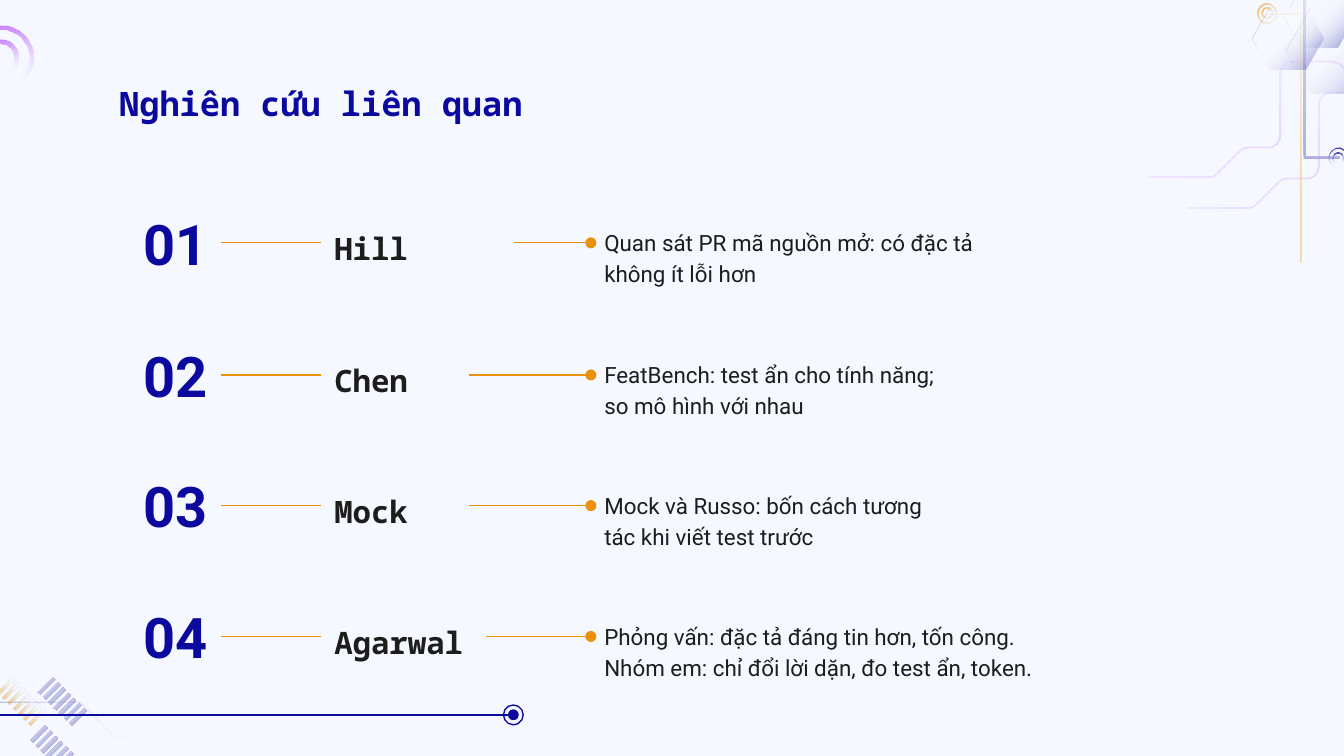
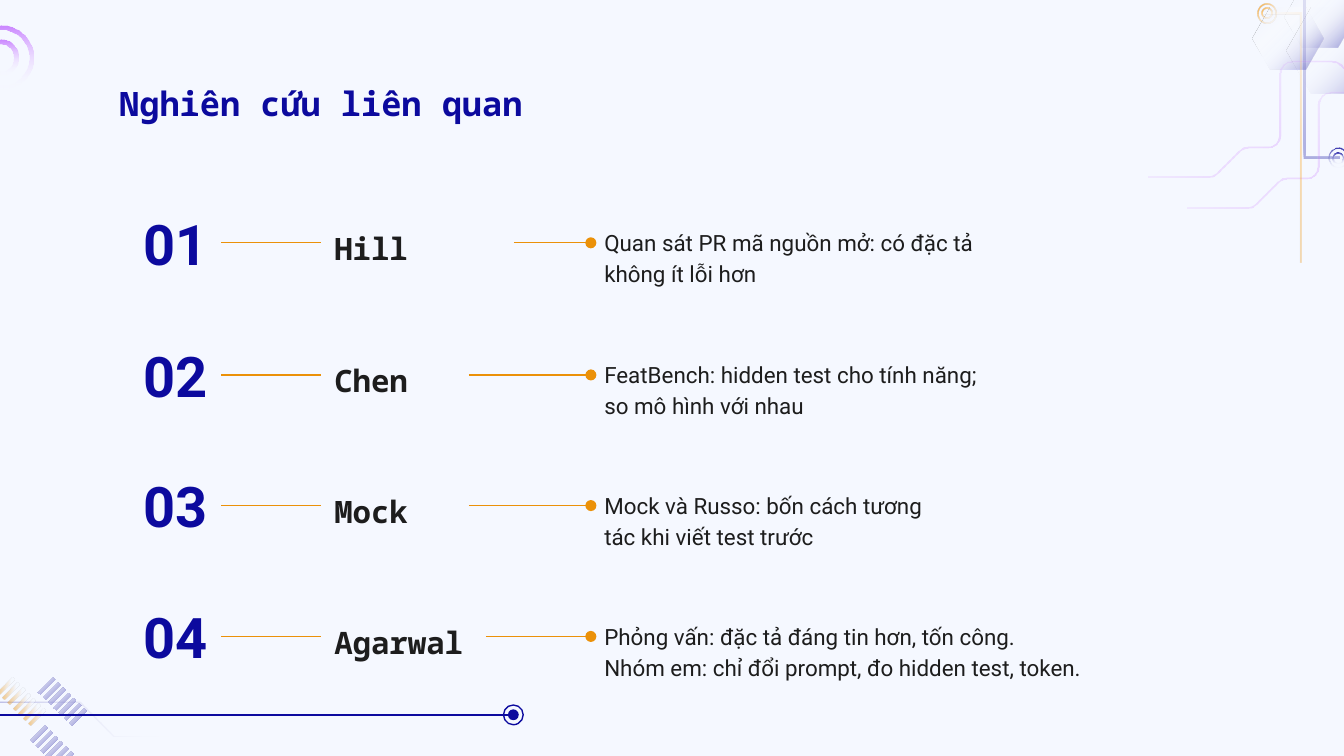
Before and after one commit to doanan293/vipharmind-ai-sdlc-study, a slide deck: slide 5 of docs/presentation/vipharmind-slides.pptx. Drawn at 1344x756 pixels with LibreOffice and Linux fonts; fonts in the diff are those of the drawing; background and template pictures are left out. Boxes give left, top, right and bottom in pixels: in the first picture for what was removed or moved away, otherwise in the second. Text is boxed around its words. In the diff, an @@ line names an element or a change of style, - is before the commit and + after.

```diff
--- a/docs/presentation/vipharmind-slides.pptx
+++ b/docs/presentation/vipharmind-slides.pptx
@@ text at bbox=[604, 366, 976, 415]: text changed @@
-FeatBench: test ẩn cho tính năng;
-so mô hình với nhau
+FeatBench: hidden test cho tính năng;
+so mô hình với nhau
@@ text at bbox=[604, 626, 1081, 681]: text changed @@
-Phỏng vấn: đặc tả đáng tin hơn, tốn công.
-Nhóm em: chỉ đổi lời dặn, đo test ẩn, token.
+Phỏng vấn: đặc tả đáng tin hơn, tốn công.
+Nhóm em: chỉ đổi prompt, đo hidden test, token.
```
Also in this commit, not shown: 16 other slides changed, 27 other files.
